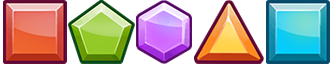
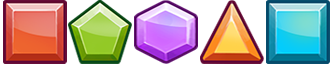
Layers edited between the first and the second 330 x 64 image:
painted on "Layer 4" over bbox(194, 0, 264, 64)
painted on "Layer 3" over bbox(134, 0, 198, 64)
painted on "Layer 2" over bbox(68, 0, 135, 64)
